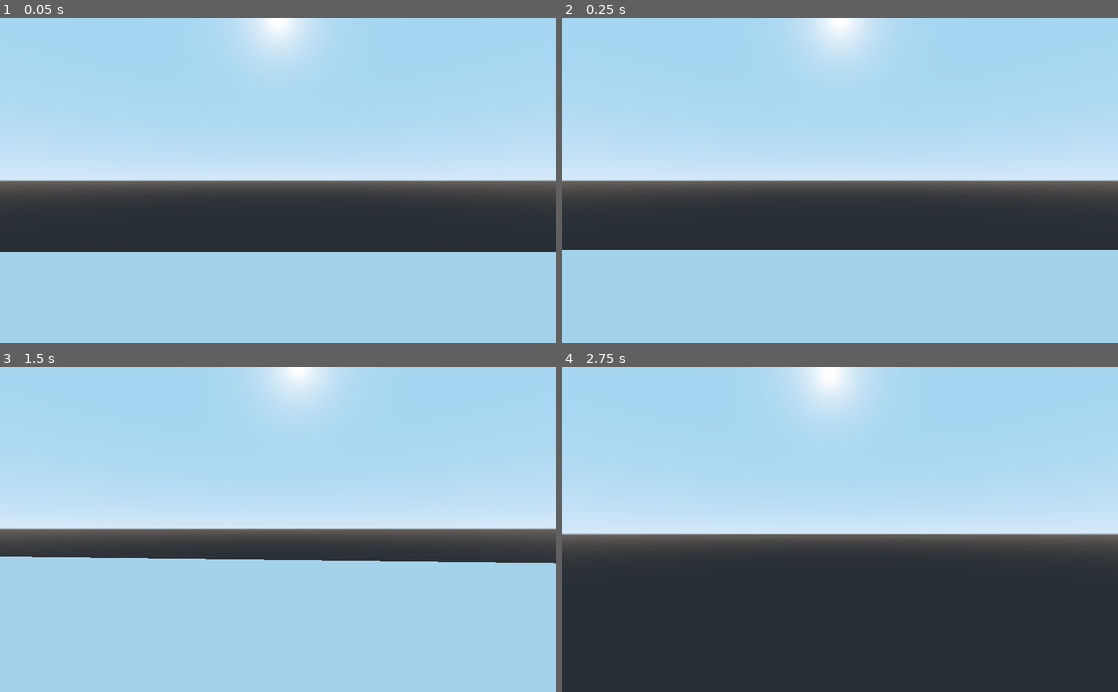
Above: before the commit, frames 1-4 (two rows, left to right).
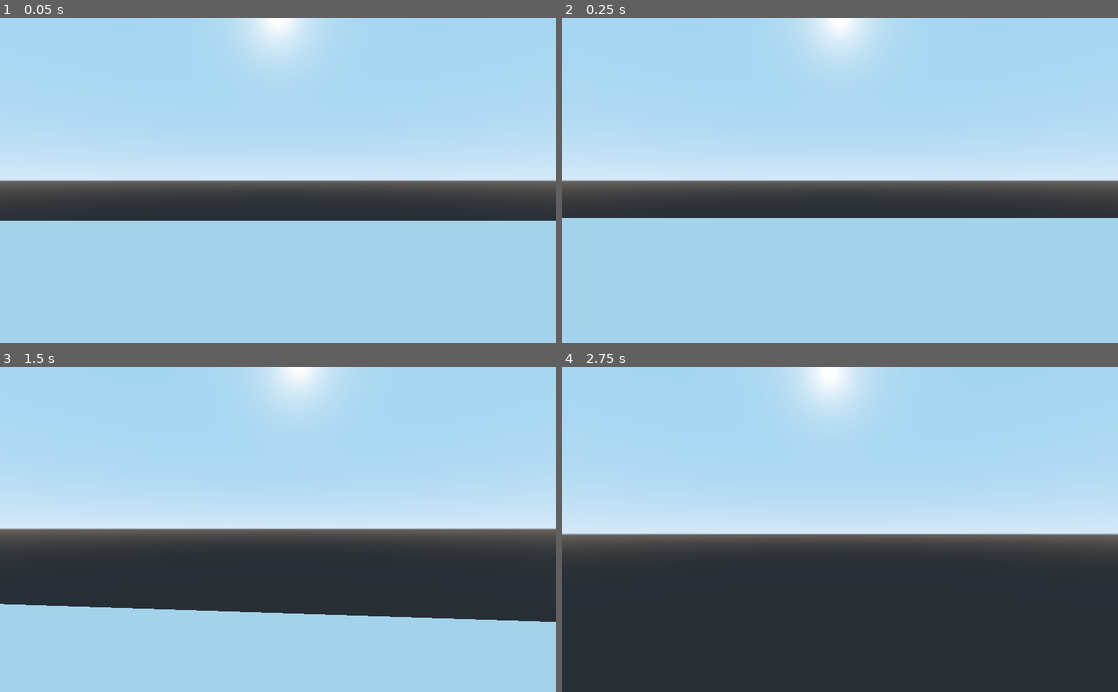
Above: after the commit, the same moments.

Repository: BoopEnthusiast/Cringe-Corp
Game: Godot game, scene res://main level.tscn
Same seed, same stepped clock (60 frames per second), same inputs: the game is played once before the commit and once after it.
Inputs (mouse positions are in pixels of both pictures, inside the frame that each line leads up to):
- Up to frame 1 (0.05 s): no input
- Up to frame 2 (0.25 s): no input
- Up to frame 3 (1.5 s): move the mouse to (305, 529) at 0.52 s; hold Ctrl (slide) 0.53-1.28 s; hold W (move_forward) from 0.53 s (still down); tap Space (jump) at 0.77 s; move the mouse to (250, 529) at 1.27 s; tap Ctrl (slide) at 1.35 s
- Up to frame 4 (2.75 s): keep holding W (move_forward); tap Space (jump) at 1.52 s; move the mouse to (851, 523) at 2.02 s; hold Ctrl (slide) from 2.03 s (still down)

The runs differ from the first frame. In frame 1, 9.6% of the frame differs, in the area x 0-100%, y 62-73%; in frame 2, 9.8%; in frame 3, 16%, in the area x 0-100%, y 58-79%; in frame 4, nothing differs.

Commit message:
Began friction
Bug where the character moves even when slide speed is 0

Diff:
--- a/Godot project/Player.gd
+++ b/Godot project/Player.gd
@@ -3,8 +3,9 @@
 var speed = 7
 var slide_speed = 50
 const ACCEL_DEFAULT = 7
+const DECCEL_DEFAULT = 1
 const ACCEL_AIR = 1
-const ACCEL_SLIDE = 1000
+const ACCEL_SLIDE = 1
 onready var accel = ACCEL_DEFAULT
 var gravity = 9.8
 var jump = 5
@@ -72,7 +73,8 @@
 		if sliding == false:
 			slide_speed = 50
 		sliding = true
-		slide_speed -= 1
+		if slide_speed > 0:
+			slide_speed -= ACCEL_SLIDE
 
 
 
@@ -86,4 +88,5 @@
 		velocity = velocity.linear_interpolate(direction * slide_speed, accel * delta)
 	movement = velocity + gravity_vec
 	print(slide_speed)
+	print(speed)
 	move_and_slide_with_snap(movement, snap, Vector3.UP)
--- a/Godot project/main level.tscn
+++ b/Godot project/main level.tscn
@@ -26,7 +26,7 @@
 mesh = SubResource( 5 )
 
 [node name="KinematicBody" parent="." instance=ExtResource( 1 )]
-transform = Transform( 1, 0, 0, 0, 1, 0, 0, 0, 1, 0, 8.68186, 0 )
+transform = Transform( 1, 0, 0, 0, 1, 0, 0, 0, 1, 0, 5, 0 )
 
 [node name="KinematicBody" type="KinematicBody" parent="KinematicBody"]
 
